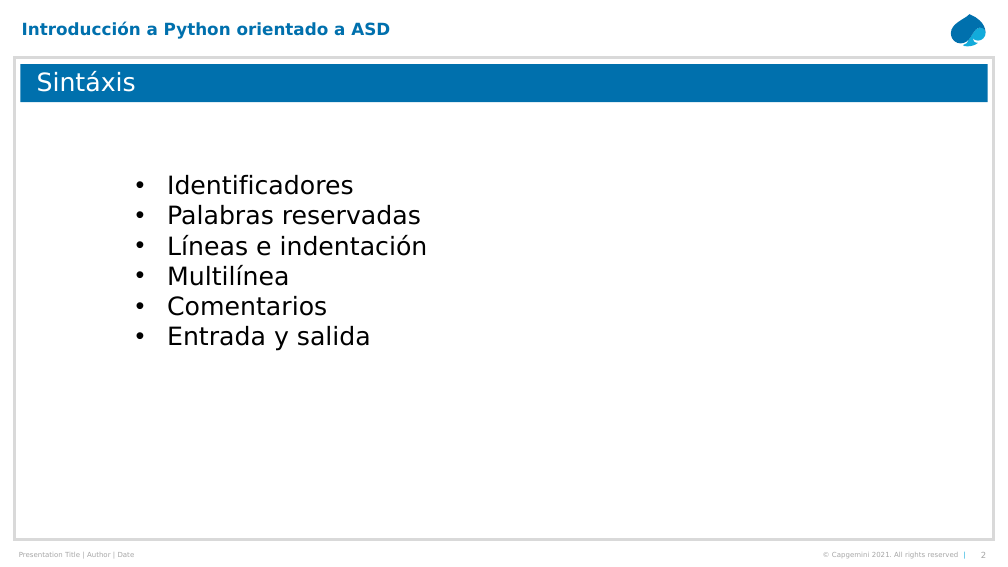
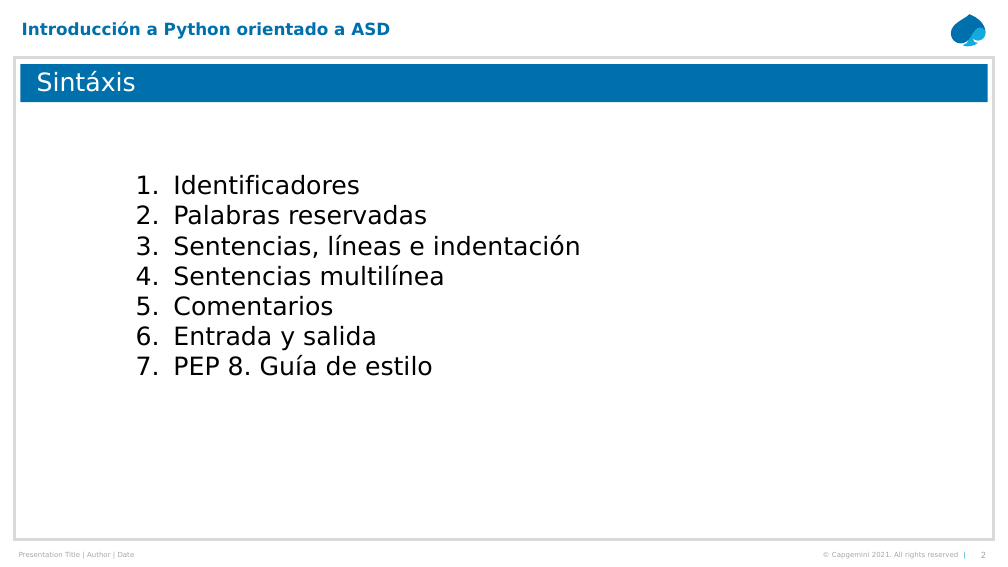
Before and after one commit to jacandau/introduccion-python, a slide deck: slide 2 of presentaciones/02-TiposBasicosSintaxisFunciones.pptx. Drawn at 1008x567 pixels with LibreOffice and Linux fonts; fonts in the diff are those of the drawing. Boxes give left, top, right and bottom in pixels: in the first picture for what was removed or moved away, otherwise in the second. Text is boxed around its words. In the diff, an @@ line names an element or a change of style, - is before the commit and + after.

```diff
--- a/presentaciones/02-TiposBasicosSintaxisFunciones.pptx
+++ b/presentaciones/02-TiposBasicosSintaxisFunciones.pptx
@@ text at box(173, 175, 427, 351): bullet • to 1. @@
@@ text at box(173, 235, 581, 286): text changed @@
-  • Líneas e indentación
-  • Multilínea
+  3. Sentencias, líneas e indentación
+  4. Sentencias multilínea
@@ text at box(173, 355, 433, 376): paragraph added @@
+  7. PEP 8. Guía de estilo
```
Also in this commit, not shown: 2 other slides changed, 1 other file.
